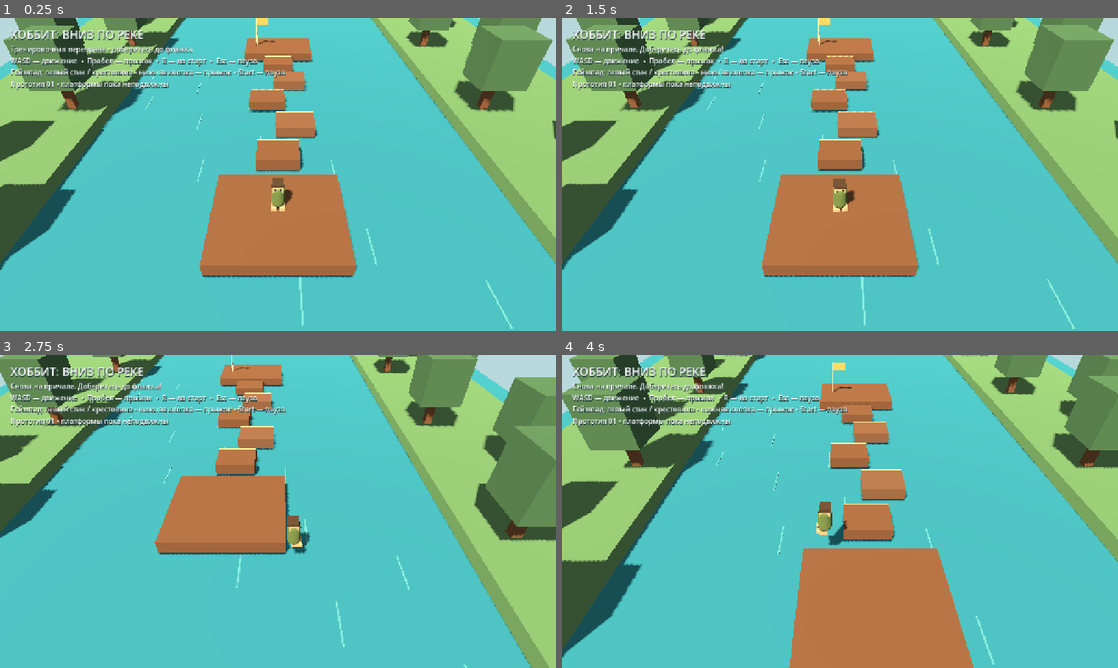
Above: before the commit, frames 1-4 (two rows, left to right).
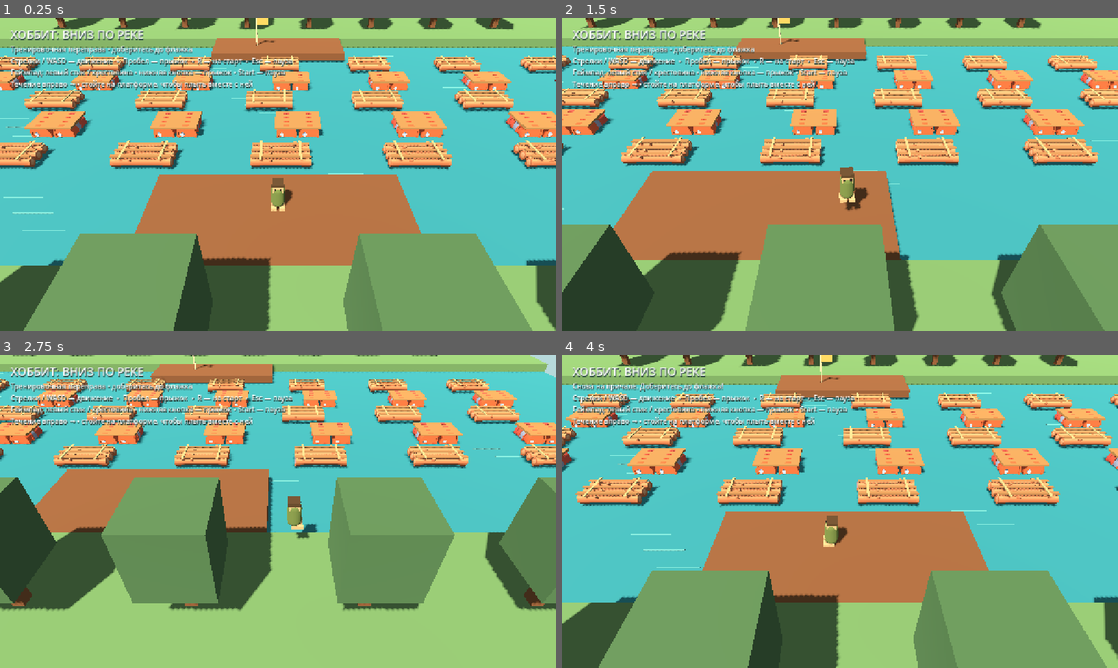
Above: after the commit, the same moments.

Repository: vima08/hobbitJump
Game: Godot game, scene res://scenes/main.tscn
Two runs of this game, one before a commit and one after it. Both use one fixed random seed, a clock stepped at 60 frames per second and the inputs below.
Inputs (mouse positions are in pixels of both pictures, inside the frame that each line leads up to):
- Up to frame 1 (0.25 s): no input
- Up to frame 2 (1.5 s): move the mouse to (962, 158) at 0.52 s; hold D (move_right) 0.53-1.28 s; hold Space (jump) 0.53-1.28 s; click (962, 158) at 0.67 s; move the mouse to (728, 190) at 1.27 s; hold S (move_back) from 1.28 s (still down); tap Space (jump) at 1.35 s
- Up to frame 3 (2.75 s): tap Space (jump) at 1.52, 1.82 s; move the mouse to (333, 442) at 2.02 s; release S (move_back) at 2.03 s; hold D (move_right) from 2.03 s (still down); hold Space (jump) from 2.03 s (still down)
- Up to frame 4 (4 s): move the mouse to (812, 574) at 2.77 s; release D (move_right) at 2.78 s; release Space (jump) at 2.78 s; hold W (move_forward) 2.78-3.53 s; tap Space (jump) at 2.85, 3.02, 3.32 s; click (812, 574) at 2.92 s; move the mouse to (1006, 558) at 3.52 s; hold A (move_left) from 3.53 s (still down); hold Space (jump) from 3.53 s (still down)

The runs differ from the first frame. In frame 1, 69% of the frame differs, in the area x 0-100%, y 0-100%; in frame 2, 76%; in frame 3, 85%; in frame 4, 73%.

Commit message:
add moving platforms

Diff:
--- a/project.godot
+++ b/project.godot
@@ -11,7 +11,7 @@
 [application]
 
 config/name="Хоббит: вниз по реке"
-config/description="Первый прототип: прыжки по неподвижным платформам."
+config/description="Прототип: переправа по плывущим брёвнам и бочкам."
 run/main_scene="res://scenes/main.tscn"
 config/features=PackedStringArray("4.7", "GL Compatibility")
 
@@ -62,28 +62,32 @@
 }
 move_left={
 "deadzone": 0.2,
-"events": [Object(InputEventKey,"resource_local_to_scene":fa …(140 unchanged characters)… d":false,"keycode":0,"physical_keycode":65,"key_label":0,"unicode":0,"location":0,"echo":false,"script":null)
+"events": [Object(InputEventKey,"resource_local_to_scene":fa …(140 unchanged characters)… d":false,"keycode":0,"physical_keycode":4194319,"key_label":0,"unicode":0,"location":0,"echo":false,"script":null)
+, Object(InputEventKey,"resource_local_to_scene":false,"resource_name":"","device":16,"window_id":0,"alt_pressed":false,"shift_pressed":false,"ctrl_pressed":false,"meta_pressed":false,"pressed":false,"keycode":0,"physical_keycode":65,"key_label":0,"unicode":0,"location":0,"echo":false,"script":null)
 , Object(InputEventJoypadMotion,"resource_local_to_scene":false,"resource_name":"","device":-1,"axis":0,"axis_value":-1.0,"script":null)
 , Object(InputEventJoypadButton,"resource_local_to_scene":false,"resource_name":"","device":-1,"button_index":13,"pressure":0.0,"pressed":false,"script":null)
 ]
 }
 move_right={
 "deadzone": 0.2,
-"events": [Object(InputEventKey,"resource_local_to_scene":fa …(140 unchanged characters)… d":false,"keycode":0,"physical_keycode":68,"key_label":0,"unicode":0,"location":0,"echo":false,"script":null)
+"events": [Object(InputEventKey,"resource_local_to_scene":fa …(140 unchanged characters)… d":false,"keycode":0,"physical_keycode":4194321,"key_label":0,"unicode":0,"location":0,"echo":false,"script":null)
+, Object(InputEventKey,"resource_local_to_scene":false,"resource_name":"","device":16,"window_id":0,"alt_pressed":false,"shift_pressed":false,"ctrl_pressed":false,"meta_pressed":false,"pressed":false,"keycode":0,"physical_keycode":68,"key_label":0,"unicode":0,"location":0,"echo":false,"script":null)
 , Object(InputEventJoypadMotion,"resource_local_to_scene":false,"resource_name":"","device":-1,"axis":0,"axis_value":1.0,"script":null)
 , Object(InputEventJoypadButton,"resource_local_to_scene":false,"resource_name":"","device":-1,"button_index":14,"pressure":0.0,"pressed":false,"script":null)
 ]
 }
 move_forward={
 "deadzone": 0.2,
-"events": [Object(InputEventKey,"resource_local_to_scene":fa …(140 unchanged characters)… d":false,"keycode":0,"physical_keycode":87,"key_label":0,"unicode":0,"location":0,"echo":false,"script":null)
+"events": [Object(InputEventKey,"resource_local_to_scene":fa …(140 unchanged characters)… d":false,"keycode":0,"physical_keycode":4194320,"key_label":0,"unicode":0,"location":0,"echo":false,"script":null)
+, Object(InputEventKey,"resource_local_to_scene":false,"resource_name":"","device":16,"window_id":0,"alt_pressed":false,"shift_pressed":false,"ctrl_pressed":false,"meta_pressed":false,"pressed":false,"keycode":0,"physical_keycode":87,"key_label":0,"unicode":0,"location":0,"echo":false,"script":null)
 , Object(InputEventJoypadMotion,"resource_local_to_scene":false,"resource_name":"","device":-1,"axis":1,"axis_value":-1.0,"script":null)
 , Object(InputEventJoypadButton,"resource_local_to_scene":false,"resource_name":"","device":-1,"button_index":11,"pressure":0.0,"pressed":false,"script":null)
 ]
 }
 move_back={
 "deadzone": 0.2,
-"events": [Object(InputEventKey,"resource_local_to_scene":fa …(140 unchanged characters)… d":false,"keycode":0,"physical_keycode":83,"key_label":0,"unicode":0,"location":0,"echo":false,"script":null)
+"events": [Object(InputEventKey,"resource_local_to_scene":fa …(140 unchanged characters)… d":false,"keycode":0,"physical_keycode":4194322,"key_label":0,"unicode":0,"location":0,"echo":false,"script":null)
+, Object(InputEventKey,"resource_local_to_scene":false,"resource_name":"","device":16,"window_id":0,"alt_pressed":false,"shift_pressed":false,"ctrl_pressed":false,"meta_pressed":false,"pressed":false,"keycode":0,"physical_keycode":83,"key_label":0,"unicode":0,"location":0,"echo":false,"script":null)
 , Object(InputEventJoypadMotion,"resource_local_to_scene":false,"resource_name":"","device":-1,"axis":1,"axis_value":1.0,"script":null)
 , Object(InputEventJoypadButton,"resource_local_to_scene":false,"resource_name":"","device":-1,"button_index":12,"pressure":0.0,"pressed":false,"script":null)
 ]
--- a/scenes/player.tscn
+++ b/scenes/player.tscn
@@ -15,6 +15,7 @@
 [node name="Player" type="CharacterBody3D"]
 script = ExtResource("1")
 floor_snap_length = 0.2
+platform_on_leave = 2
 
 [node name="CollisionShape3D" type="CollisionShape3D" parent="."]
 position = Vector3(0, 0.575, 0)
--- /dev/null
+++ b/scripts/floating_platform.gd
@@ -0,0 +1,76 @@
+extends AnimatableBody3D
+## A continuous current. Recycling happens beyond the playable stretch of river.
+
+enum Kind { LOG, BARREL }
+const LOG_MODEL: PackedScene = preload("res://assets/third_party/kenney_survival/tree-log.glb")
+const BARREL_MODEL: PackedScene = preload("res://assets/third_party/kenney_survival/barrel.glb")
+
+@export var kind: Kind = Kind.LOG
+@export var drift_speed: float = 0.55
+@export var river_half_length: float = 24.5
+var _restore_collision := false
+
+
+func _ready() -> void:
+	sync_to_physics = false
+	# Move before CharacterBody3D so its platform velocity is current this tick.
+	process_physics_priority = -10
+	add_to_group("floating_platforms")
+	_build_shape()
+
+
+func _physics_process(delta: float) -> void:
+	if _restore_collision:
+		collision_layer = 1
+		_restore_collision = false
+	position.x += drift_speed * delta
+	if position.x > river_half_length:
+		# No collision during recycling outside the playable area.
+		collision_layer = 0
+		position.x -= river_half_length * 2.0
+		reset_physics_interpolation()
+		_restore_collision = true
+
+
+func _build_shape() -> void:
+	var collision := CollisionShape3D.new()
+	var shape := BoxShape3D.new()
+	shape.size = Vector3(3.0, 0.6, 1.8) if kind == Kind.LOG else Vector3(2.6, 0.6, 1.8)
+	collision.shape = shape
+	add_child(collision)
+	if kind == Kind.LOG:
+		for z in [-0.57, 0.0, 0.57]:
+			var log_body := LOG_MODEL.instantiate() as Node3D
+			add_child(log_body)
+			log_body.scale = Vector3(2.1, 2.1, 3.0)
+			log_body.rotation.y = PI / 2.0
+			log_body.position = Vector3(0, -0.06, z)
+			_box(Vector3(3, 0.06, 0.18), Vector3(0, 0.27, z), Color("ad7a50"))
+		for x in [-1.0, 1.0]:
+			_box(Vector3(0.12, 0.035, 1.7), Vector3(x, 0.305, 0), Color("bea878"))
+	else:
+		for x in [-0.65, 0.65]:
+			var barrel := BARREL_MODEL.instantiate() as Node3D
+			add_child(barrel)
+			barrel.scale = Vector3(4.8, 4.65, 4.8)
+			barrel.rotation.x = PI / 2.0
+			barrel.position = Vector3(x, -0.25, -0.8)
+		# A flat plank deck matches the deliberately forgiving box collider.
+		_box(Vector3(2.6, 0.12, 1.8), Vector3(0, 0.24, 0), Color("b18050"))
+
+
+func _mesh(mesh: Mesh, color: Color) -> MeshInstance3D:
+	var instance := MeshInstance3D.new()
+	instance.mesh = mesh
+	var material := StandardMaterial3D.new()
+	material.albedo_color = color
+	material.roughness = 0.9
+	instance.material_override = material
+	add_child(instance)
+	return instance
+
+
+func _box(size: Vector3, at: Vector3, color: Color) -> void:
+	var mesh := BoxMesh.new()
+	mesh.size = size
+	_mesh(mesh, color).position = at
--- a/scripts/hud.gd
+++ b/scripts/hud.gd
@@ -32,7 +32,7 @@
 	_controls.autowrap_mode = TextServer.AUTOWRAP_WORD_SMART
 	column.add_child(_controls)
 	var note := Label.new()
-	note.text = "Прототип 01 • платформы пока неподвижны"
+	note.text = "Течение вправо → • стойте на платформе, чтобы плыть вместе с ней"
 	note.add_theme_font_size_override("font_size", 16)
 	column.add_child(note)
 	for label in [title, _status, _controls, note]:
@@ -99,7 +99,7 @@
 
 func _update_controls() -> void:
 	if Input.get_connected_joypads().is_empty():
-		_controls.text = "WASD — движение  •  Пробел — прыжок  •  R — на старт  •  Esc — пауза\nГеймпад: левый стик / крестовина • нижняя кнопка — прыжок • Start — пауза"
+		_controls.text = "Стрелки / WASD — движение  •  Пробел — прыжок  •  R — на старт  •  Esc — пауза\nГеймпад: левый стик / крестовина • нижняя кнопка — прыжок • Start — пауза"
 	else:
 		_controls.text = "Геймпад подключён • левый стик / крестовина — движение\nНижняя кнопка (A / Cross) — прыжок • верхняя (Y / Triangle) — на старт • Start — пауза"
 
--- a/scripts/level.gd
+++ b/scripts/level.gd
@@ -2,11 +2,18 @@
 
 const WOOD := Color("855539")
 const GRASS := Color("6f9560")
+const FloatingPlatform = preload("res://scripts/floating_platform.gd")
 const PLATFORM_POSITIONS: Array[Vector3] = [
 	Vector3(0, -0.3, 0.5), Vector3(1.0, -0.3, -2.5),
 	Vector3(-0.7, -0.3, -5.5), Vector3(0.8, -0.3, -8.5),
 	Vector3(0, -0.3, -11.5),
 ]
+var _water_streaks: Array[MeshInstance3D] = []
+
+
+func _physics_process(delta: float) -> void:
+	for streak in _water_streaks:
+		streak.position.x = wrapf(streak.position.x + 0.75 * delta, -24.5, 24.5)
 
 
 func _ready() -> void:
@@ -65,35 +72,39 @@
 	sun.light_energy = 0.9
 	sun.shadow_enabled = true
 	add_child(sun)
-	_box(self, Vector3(45, 0.15, 65), Vector3(0, -0.8, -8), Color("378f9d"))
-	# Decorative streaks suggest the future current; the water has no collision.
+	_box(self, Vector3(65, 0.15, 45), Vector3(0, -0.8, -5), Color("378f9d"))
+	# The river flows left to right; both banks and streaks follow that direction.
 	for index in range(26):
-		var x := -16.0 + fmod(float(index) * 4.7, 32.0)
-		var z := -27.0 + fmod(float(index) * 7.1, 45.0)
-		_box(self, Vector3(0.07, 0.015, 1.8), Vector3(x, -0.71, z), Color("62acb2"))
-	_platform("LeftBank", Vector3(9, 2, 65), Vector3(-15, -1, -8), GRASS)
-	_platform("RightBank", Vector3(9, 2, 65), Vector3(15, -1, -8), GRASS)
+		var x := -24.0 + fmod(float(index) * 4.7, 48.0)
+		var z := -16.0 + fmod(float(index) * 7.1, 24.0)
+		_water_streaks.append(_box(self, Vector3(1.8, 0.015, 0.07), Vector3(x, -0.71, z), Color("62acb2")))
+	_platform("StartBank", Vector3(65, 2, 9), Vector3(0, -1, 12), GRASS)
+	_platform("EndBank", Vector3(65, 2, 9), Vector3(0, -1, -21), GRASS)
 	for side in [-1, 1]:
 		for index in range(8):
-			var at := Vector3(float(side) * (12.5 + float(index % 2) * 3.0), 0, 7.0 - index * 5.5)
+			var at := Vector3(-21.0 + index * 6.0, 0, 11.0 if side == 1 else -20.0)
 			_box(self, Vector3(0.45, 2.4, 0.45), at + Vector3(0, 1.2, 0), WOOD)
 			_box(self, Vector3(2.5, 2.8, 2.5), at + Vector3(0, 3.0, 0), Color("51734e"))
 
 
 func _build_course() -> void:
-	_platform("StartDock", Vector3(5.5, 0.6, 5.0), Vector3(0, -0.3, 5), WOOD)
+	_platform("StartDock", Vector3(11, 0.6, 5.0), Vector3(0, -0.3, 5), WOOD)
 	for index in range(PLATFORM_POSITIONS.size()):
-		var platform := _platform("PracticePlatform%d" % (index + 1), Vector3(2.2, 0.6, 1.8), PLATFORM_POSITIONS[index], WOOD.lightened(0.04 * (index % 2)))
-		# Pale edges make landing surfaces readable in the prototype.
-		_box(platform, Vector3(2.2, 0.025, 0.08), Vector3(0, 0.315, -0.85), Color("d3b780"))
-	_platform("EndDock", Vector3(5.5, 0.6, 4), Vector3(0, -0.3, -15), WOOD)
+		for copy in range(-3, 4):
+			var platform := AnimatableBody3D.new()
+			platform.set_script(FloatingPlatform)
+			platform.name = "Float%d_%d" % [index, copy + 3]
+			platform.kind = index % 2
+			platform.position = PLATFORM_POSITIONS[index] + Vector3(copy * 7.0, 0, 0)
+			add_child(platform)
+	_platform("EndDock", Vector3(11, 0.6, 4), Vector3(0, -0.3, -15), WOOD)
 	_box(self, Vector3(0.12, 2.3, 0.12), Vector3(-1.8, 1.15, -15), Color("d9c7a1"))
 	_box(self, Vector3(0.9, 0.55, 0.06), Vector3(-1.3, 2.0, -15), Color("d4b35c"))
 	var goal := Area3D.new()
 	goal.name = "PracticeGoal"
 	var collision := CollisionShape3D.new()
 	var shape := BoxShape3D.new()
-	shape.size = Vector3(5.5, 2, 3)
+	shape.size = Vector3(11, 2, 3)
 	collision.shape = shape
 	goal.add_child(collision)
 	add_child(goal)
--- a/scripts/player.gd
+++ b/scripts/player.gd
@@ -45,7 +45,7 @@
 
 	if direction.length_squared() > 0.01:
 		visual.rotation.y = lerp_angle(visual.rotation.y, atan2(direction.x, direction.z), 1.0 - exp(-14.0 * delta))
-	if global_position.y < fall_reset_height or Input.is_action_just_pressed("restart"):
+	if global_position.y < fall_reset_height or absf(global_position.x) > 20.0 or Input.is_action_just_pressed("restart"):
 		respawn()
 
 
--- a/tests/prototype_smoke.gd
+++ b/tests/prototype_smoke.gd
@@ -26,6 +26,16 @@
 		await RenderingServer.frame_post_draw
 		error = root.get_texture().get_image().save_png("res://artifacts/pause.png")
 		_check(error == OK, "Pause screenshot saved")
+		_level.get_node("HUD")._set_paused(false)
+		for lane in [0, 1]:
+			var ride := _nearest_float(lane, 0.0)
+			_player.position = ride.position + Vector3(0, 0.5, 0)
+			_player.velocity = Vector3.ZERO
+			_level.get_node("Camera").snap_to_target()
+			await _ticks(30)
+			await RenderingServer.frame_post_draw
+			error = root.get_texture().get_image().save_png("res://artifacts/riding-%d.png" % lane)
+			_check(error == OK, "Riding screenshot saved for kind %d" % lane)
 		quit(0 if _failures.is_empty() else 1)
 		return
 
@@ -37,6 +47,13 @@
 	await _ticks(10)
 	_check(_player.position.z < initial.z - 0.5, "W moves toward top of camera")
 	_check(absf(_player.position.x - initial.x) < 0.05, "W does not drift sideways")
+	_player.respawn()
+	await _ticks(12)
+	_key(KEY_UP, true)
+	await _ticks(12)
+	_key(KEY_UP, false)
+	await _ticks(10)
+	_check(_player.position.z < initial.z - 0.5, "Up arrow moves toward top of camera")
 	_player.respawn()
 	await _ticks(12)
 	_joy_axis(JOY_AXIS_LEFT_X, 0.1)
@@ -116,35 +133,86 @@
 	await _ticks(4)
 	_check(_player.position.distance_to(_player.spawn_position) < 0.2, "Water fall returns to dock")
 
+	for lane in [0, 1]:
+		var ride := _nearest_float(lane, 0.0)
+		_player.position = ride.position + Vector3(0, 0.5, 0)
+		_player.velocity = Vector3.ZERO
+		await _ticks(30)
+		_check(_player.is_on_floor(), "Player lands on float kind %d" % lane)
+		var relative_start := _player.position - ride.position
+		var world_start := ride.position
+		var max_error := 0.0
+		for frame in range(600):
+			await _ticks(1)
+			max_error = maxf(max_error, (_player.position - ride.position - relative_start).length())
+		_check(max_error < 0.05 and _player.is_on_floor(), "Float kind %d carries idle player for 10 simulated seconds (error %.4f)" % [lane, max_error])
+		_check(ride.position.x - world_start.x > 5.0, "Float really travels with the current")
+
+	# Pausing must freeze the current as well as the character.
+	var paused_float := _nearest_float(0, 0)
+	var float_at := paused_float.position
+	_level.get_node("HUD")._set_paused(true)
+	await _ticks(10)
+	_check(paused_float.position.is_equal_approx(float_at), "Pause freezes moving platforms")
+	_level.get_node("HUD")._set_paused(false)
+	_player.respawn()
+	await _ticks(12)
+
+	# A rider returns before reaching the recycle boundary.
+	var boundary_ride := _nearest_float(0, 20)
+	boundary_ride.position.x = 19.5
+	_player.position = boundary_ride.position + Vector3(0, 0.5, 0)
+	_player.velocity = Vector3.ZERO
+	await _ticks(30)
+	_check(_player.is_on_floor() and _player.position.x > 19, "Player rides near the downstream boundary")
+	await _ticks(90)
+	_check(_player.position.distance_to(_player.spawn_position) < 0.2, "Rider returns safely before platform recycling")
+
+	# Force the now empty platform across the recycle boundary outside play.
+	var recycling := _nearest_float(0, 20)
+	recycling.position.x = recycling.river_half_length - 0.001
+	await _ticks(4)
+	_check(recycling.position.x < -24.0 and recycling.collision_layer == 1, "Platform outside play recycles and restores collision")
+	_check(_player.position.distance_to(_player.spawn_position) < 0.2, "Recycling does not teleport or launch the player")
+
 	for attempt in range(3):
 		_player.respawn()
 		await _ticks(12)
-		await _walk_to(Vector3(0, 0, 3.0), false)
+		var first := _nearest_float(0, _player.position.x)
+		await _walk_to(Vector3(first.position.x, 0, 3.0), false)
 		var completed := true
-		for target in [Vector3(0, 0, 0.5), Vector3(1, 0, -2.5), Vector3(-0.7, 0, -5.5), Vector3(0.8, 0, -8.5), Vector3(0, 0, -11.5), Vector3(0, 0, -14.0)]:
+		for lane in range(6):
+			# Choose each landing from the actual takeoff, never a stale start position.
+			var target: Variant = _nearest_float(lane, _player.position.x) if lane < 5 else Vector3(clampf(_player.position.x, -5.0, 5.0), 0, -14.0)
 			await _walk_to(target, true)
-			var gap := Vector2(_player.position.x - target.x, _player.position.z - target.z).length()
+			var at := _target_position(target)
+			var gap := Vector2(_player.position.x - at.x, _player.position.z - at.z).length()
 			if gap > 0.5 or not _player.is_on_floor():
+				print("Route miss: target=", at, " player=", _player.position, " grounded=", _player.is_on_floor())
 				completed = false
 				break
-		_check(completed, "Static route completed, attempt %d" % (attempt + 1))
+		_check(completed, "Moving log/barrel route completed, attempt %d" % (attempt + 1))
 	_check(_level.get_node("HUD")._goal_reached, "Practice finish is detected")
 	var camera: Camera3D = _level.get_node("Camera")
 	await _ticks(40)
 	_check(not camera.is_position_behind(_player.position), "Following camera keeps player in front")
 	var screen_point := camera.unproject_position(_player.position)
 	_check(root.get_visible_rect().has_point(screen_point), "Player remains in viewport at finish")
+	if DisplayServer.get_name() != "headless":
+		await RenderingServer.frame_post_draw
+		root.get_texture().get_image().save_png("res://artifacts/route-finish.png")
 	print("PROTOTYPE TEST RESULT: %d failures" % _failures.size())
 	quit(0 if _failures.is_empty() else 1)
 
 
-func _walk_to(target: Vector3, jump: bool) -> void:
+func _walk_to(target: Variant, jump: bool) -> void:
 	if jump:
 		Input.action_press("jump")
 	await _ticks(1)
 	Input.action_release("jump")
 	for frame in range(70):
-		var offset := Vector2(target.x - _player.position.x, target.z - _player.position.z)
+		var at := _target_position(target)
+		var offset := Vector2(at.x - _player.position.x, at.z - _player.position.z)
 		var movement := offset.normalized() if offset.length() > 0.12 else Vector2.ZERO
 		Input.action_press("move_right", maxf(movement.x, 0.0))
 		Input.action_press("move_left", maxf(-movement.x, 0.0))
@@ -158,6 +226,24 @@
 	await _ticks(8)
 
 
+func _target_position(target: Variant) -> Vector3:
+	if target is Node3D:
+		return Vector3(target.position.x, 0, target.position.z)
+	return target
+
+
+func _nearest_float(lane: int, x: float) -> AnimatableBody3D:
+	var nearest: AnimatableBody3D
+	var distance := INF
+	for platform in get_nodes_in_group("floating_platforms"):
+		if absf(platform.position.z - _level.PLATFORM_POSITIONS[lane].z) > 0.1:
+			continue
+		if absf(platform.position.x - x) < distance:
+			distance = absf(platform.position.x - x)
+			nearest = platform
+	return nearest
+
+
 func _ticks(count: int) -> void:
 	for index in range(count):
 		await physics_frame
Not shown, added: assets/third_party/kenney_survival/License.txt
Binary file added: assets/third_party/kenney_survival/Textures/colormap.png
Not shown, added: assets/third_party/kenney_survival/Textures/colormap.png.import
Binary file added: assets/third_party/kenney_survival/barrel-preview.png
Not shown, added: assets/third_party/kenney_survival/barrel-preview.png.import
Binary file added: assets/third_party/kenney_survival/barrel.glb
Not shown, added: assets/third_party/kenney_survival/barrel.glb.import
Binary file added: assets/third_party/kenney_survival/tree-log-preview.png
Not shown, added: assets/third_party/kenney_survival/tree-log-preview.png.import
Binary file added: assets/third_party/kenney_survival/tree-log.glb
Not shown, added: assets/third_party/kenney_survival/tree-log.glb.import
Not shown, added: scripts/floating_platform.gd.uid
(and 5 more such lines)
